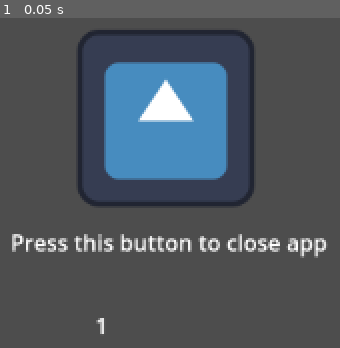
Above: before the commit, frame 1.
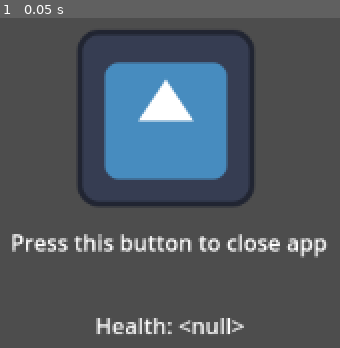
Above: after the commit, the same moment.

Repository: alain-cheng/MOBDEVE-MP
Game: Godot game, scene res://main.tscn
The game is run twice, just before and just after one commit, with the same random seed, the same clock (stepped at 60 frames per second) and the same inputs. The engine's default icon, where the game draws it, is replaced by a stand-in: a white triangle on a blue panel in a dark square.
Inputs:
- Up to frame 1 (0.05 s): no input

The runs differ from the first frame. In frame 1, 1.1% of the frame differs, in the area x 28-72%, y 90-96%.
Error after the commit: Invalid call. Nonexistent function 'get' in base 'Nil'. (res://player/PlayerData.gd:24)

Commit message:
Godot can receive and send data via JSON

Diff:
--- a/app/src/main/assets/main.gd
+++ b/app/src/main/assets/main.gd
@@ -1,12 +1,13 @@
 extends Node2D
-
 
 # Called when the node enters the scene tree for the first time.
 func _ready():
 	#Use this scene to load data from database and perform logic of
 	#selecting the random floor levels. Maybe use a naming convention
 	#for floors like "floor_b(floor_number)_(variation)(a,b,c... for difficulty levels)"
-	get_node("TestOutputLabel").text = str(1)
+
+	PlayerData.initData()
+	get_node("TestOutputLabel").text = "Health: " + str(PlayerData.health)
 
 
 # Called every frame. 'delta' is the elapsed time since the previous frame.
--- a/app/src/main/assets/player/PlayerData.gd
+++ b/app/src/main/assets/player/PlayerData.gd
@@ -15,3 +15,23 @@
 var tabooBonus
 var luck
 var bountyBonus
+
+func initData():
+	var file = FileAccess.get_file_as_string("user://player_data.json")
+	var player_dict = JSON.parse_string(file)
+
+	#Assign initial data
+	initHealth = player_dict.get("health")
+	initBounty = player_dict.get("bounty")
+	initTaboo = player_dict.get("taboo")
+	initTabooBonus = player_dict.get("tabooBonus")
+	initLuck = player_dict.get("luck")
+	initBountyBonus = player_dict.get("bountyBonus")
+
+	#Copy data to manipulable variables
+	health = initHealth
+	bounty = initBounty
+	taboo = initTaboo
+	tabooBonus = initTabooBonus
+	luck = initLuck
+	bountyBonus = initBountyBonus
--- a/app/src/main/assets/testCloseButton.gd
+++ b/app/src/main/assets/testCloseButton.gd
@@ -12,5 +12,11 @@
 
 
 func _on_pressed():
-	#Quits the game
+	#Quits the game, changes generateTreasure to true
+	var dict = {generateTreasure = true}
+	var path = "user://signal_data.json"
+	if FileAccess.file_exists(path):
+		var file = FileAccess.open(path, FileAccess.WRITE)
+		file.store_line(JSON.stringify(dict))
+		file.close()
 	get_tree().quit()
Not shown, changed: app/src/main/java/com/mobdeve/s15/taboo/MainActivity.java
